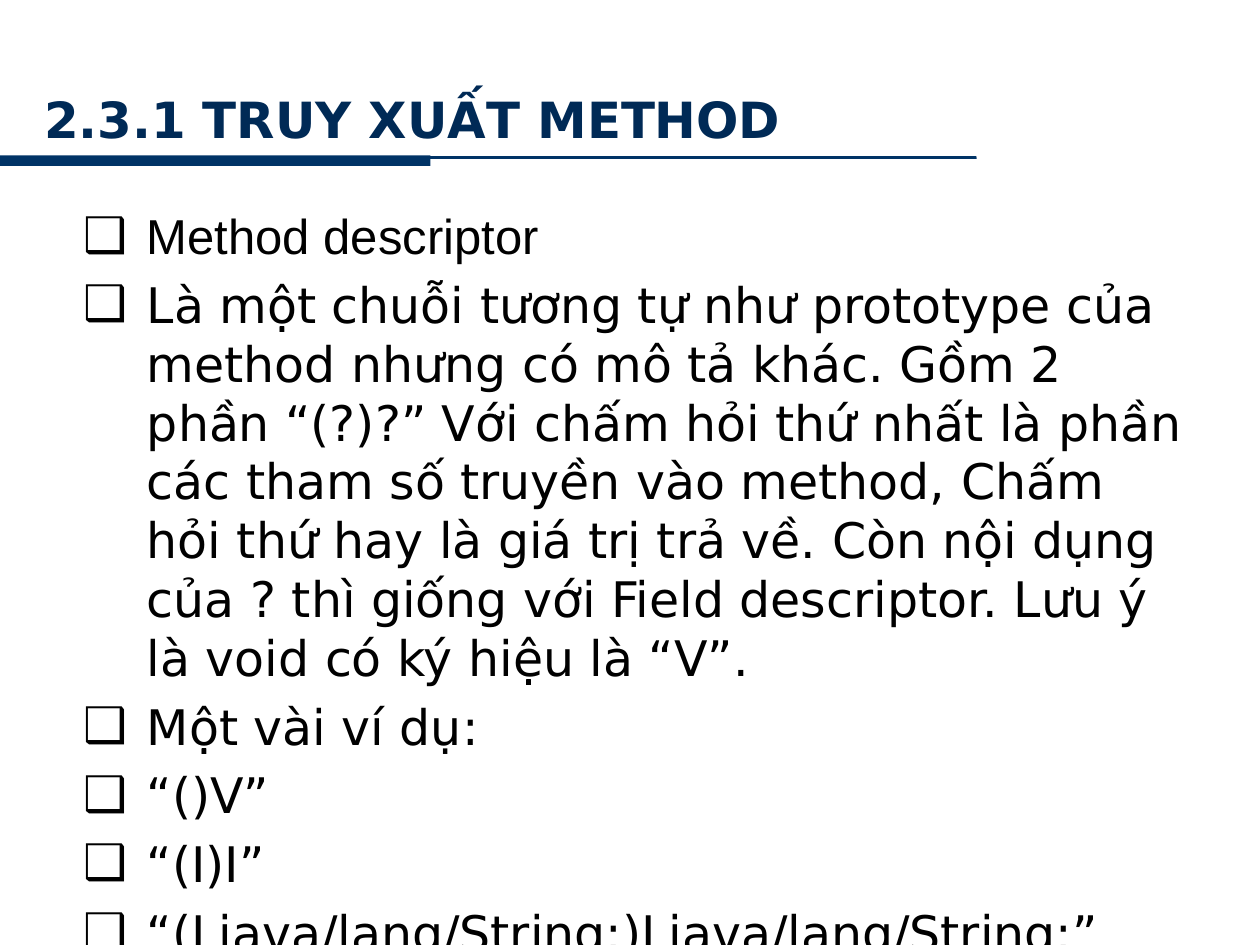
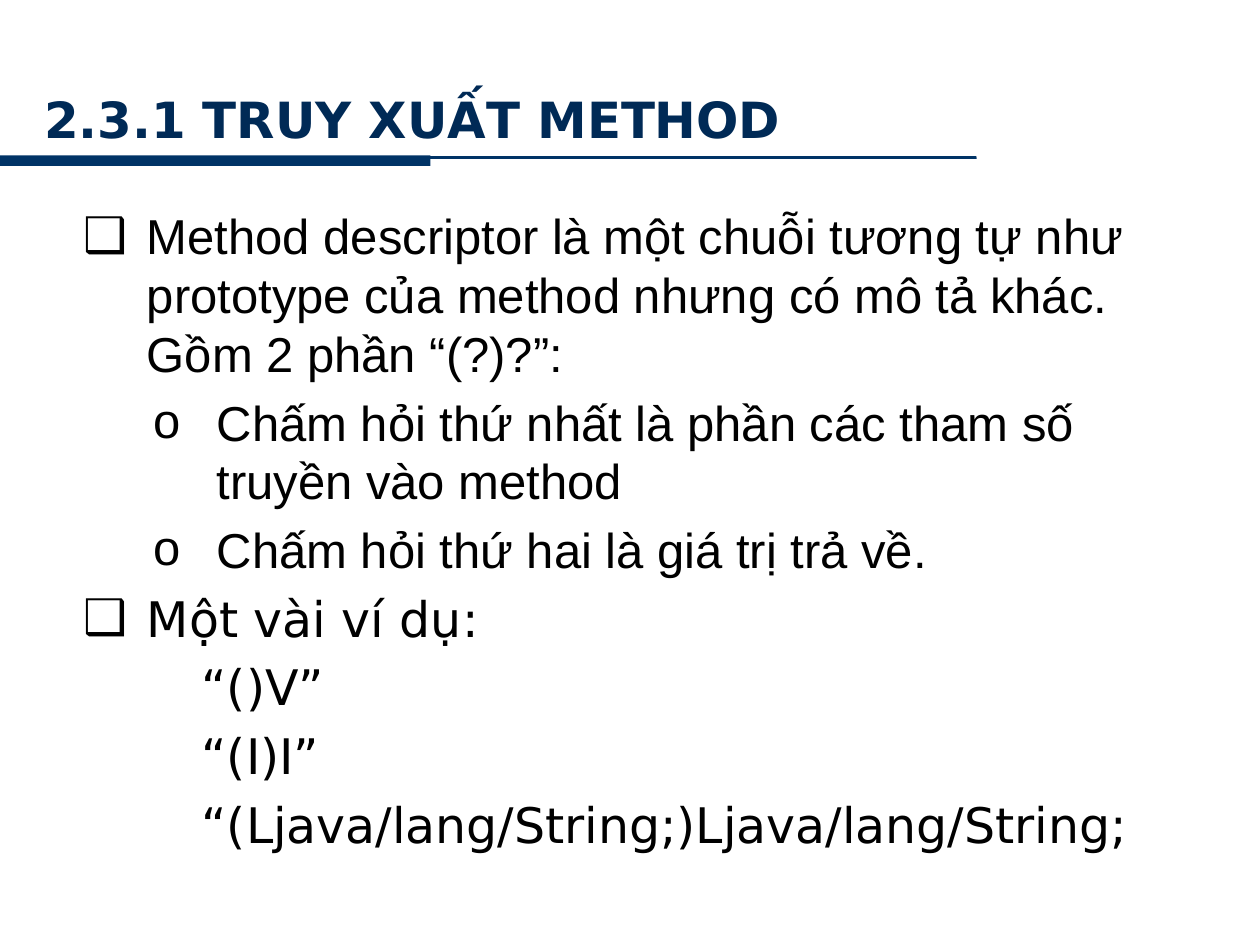
Before and after one commit to minhkhanh/UofS-Java, a slide deck: slide 17 of Seminar_JNI/Slide_00.pptx. Drawn at 1260x945 pixels with LibreOffice and Linux fonts; fonts in the diff are those of the drawing; background and template pictures are left out. Boxes give left, top, right and bottom in pixels: in the first picture for what was removed or moved away, otherwise in the second. Text is boxed around its words. In the diff, an @@ line names an element or a change of style, - is before the commit and + after.

```diff
--- a/Seminar_JNI/Slide_00.pptx
+++ b/Seminar_JNI/Slide_00.pptx
@@ text at (147, 215, 1123, 578): text changed; font DejaVu Sans to Arial @@
-  ❑ Method descriptor
-❑ Là một chuỗi tương tự như prototype của method nhưng có mô tả khác. Gồm 2 phần “(?)?” Với chấm hỏi thứ nhất là phần các tham số truyền vào method, Chấm hỏi thứ hay là giá trị trả về. Còn nội dụng của ? thì giống với Field descriptor. Lưu ý là void có ký hiệu là “V”.
+  ❑ Method descriptor là một chuỗi tương tự như prototype của method nhưng có mô tả khác. Gồm 2 phần “(?)?”:
+  o Chấm hỏi thứ nhất là phần các tham số truyền vào method
+  o Chấm hỏi thứ hai là giá trị trả về.
@@ text at (202, 667, 324, 781): bullet ❑ to none @@
@@ text at (202, 805, 1127, 854): text changed @@
-❑ “(Ljava/lang/String;)Ljava/lang/String;”
+“(Ljava/lang/String;)Ljava/lang/String;
```
Also in this commit, not shown: 3 other slides changed.
